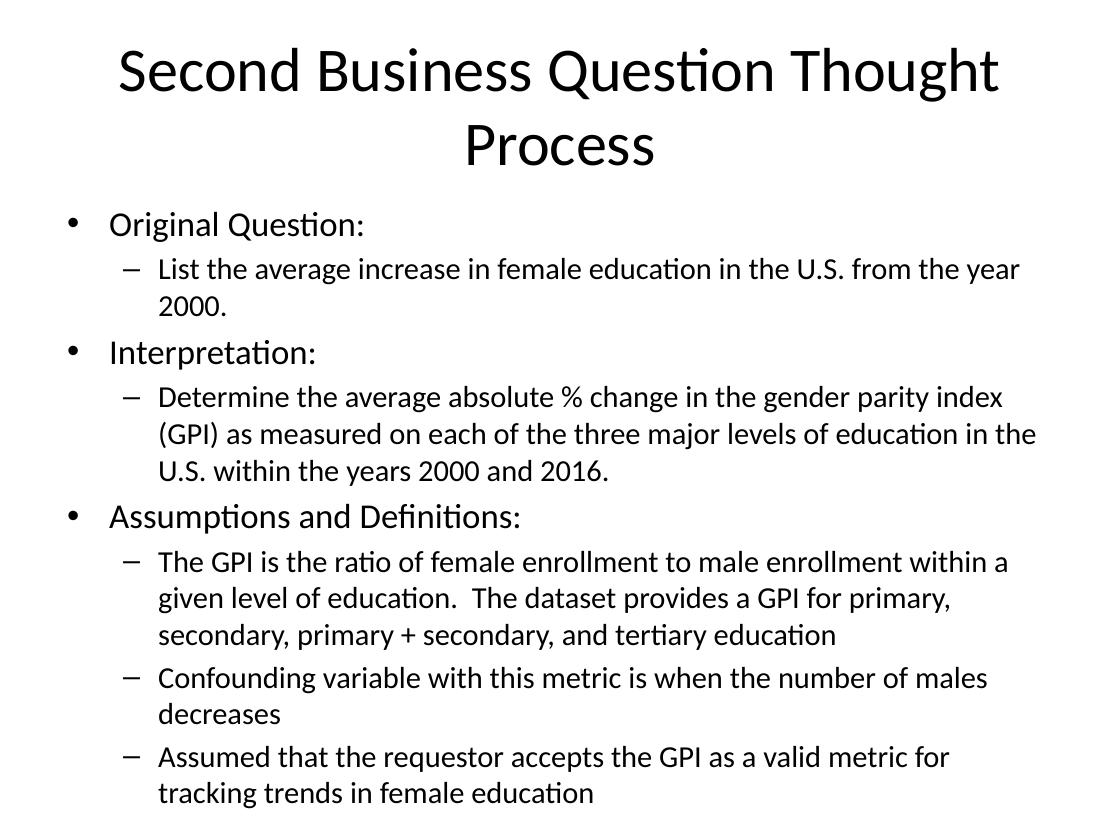
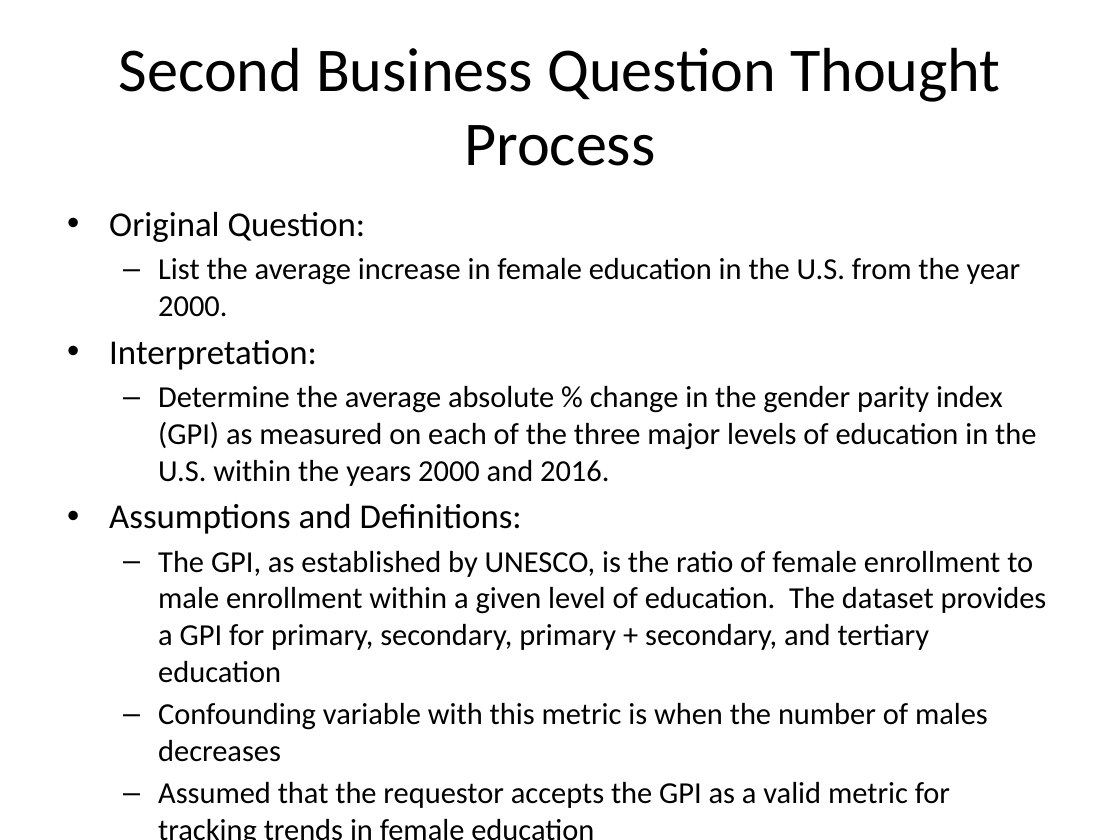
Before and after one commit to Dec-17-Big-Data/project1-bkeeper94, a slide deck: slide 13 of Project1-Presentation-Ben-Keeper.pptx. Drawn at 1120x840 pixels with LibreOffice and Linux fonts; fonts in the diff are those of the drawing. Boxes give left, top, right and bottom in pixels: in the first picture for what was removed or moved away, otherwise in the second. Text is boxed around its words. In the diff, an @@ line names an element or a change of style, - is before the commit and + after.

```diff
--- a/Project1-Presentation-Ben-Keeper.pptx
+++ b/Project1-Presentation-Ben-Keeper.pptx
@@ text at (x1=158, y1=551, x2=1047, y2=683): text changed @@
-  – The GPI is the ratio of female enrollment to male enrollment within a given level of education. The dataset provides a GPI for primary, secondary, primary + secondary, and tertiary education
+  – The GPI, as established by UNESCO, is the ratio of female enrollment to male enrollment within a given level of education. The dataset provides a GPI for primary, secondary, primary + secondary, and tertiary education
```
Also in this commit, not shown: 4 other slides changed, 2 other files.
